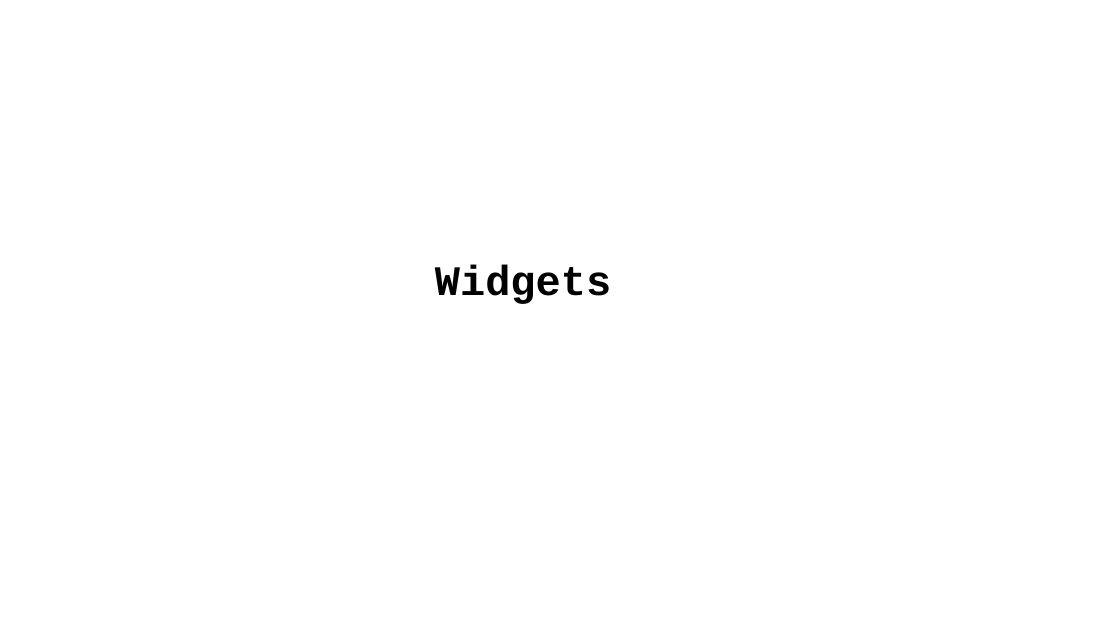
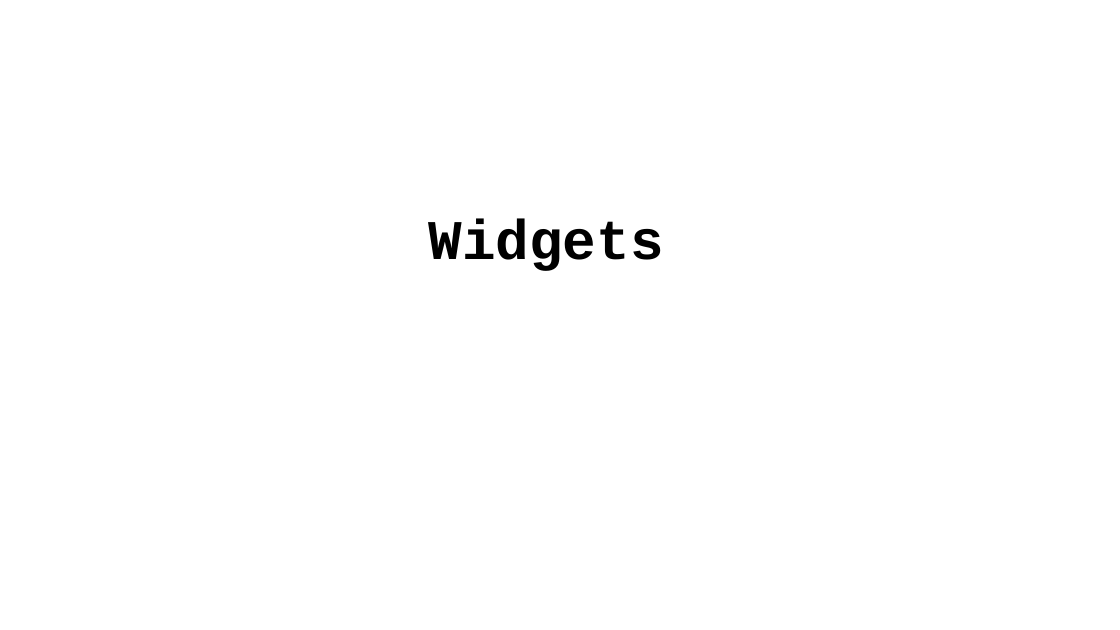
Before and after one commit to mmaleki92/python_teaching, a slide deck: slide 13 of gui/pyqt_start.pptx. Drawn at 1120x630 pixels with LibreOffice and Linux fonts; fonts in the diff are those of the drawing. Boxes give left, top, right and bottom in pixels: in the first picture for what was removed or moved away, otherwise in the second. Text is boxed around its words. In the diff, an @@ line names an element or a change of style, - is before the commit and + after.

```diff
--- a/gui/pyqt_start.pptx
+++ b/gui/pyqt_start.pptx
@@ text "Widgets": place and size @@
-text "Widgets" at <box>435,265,611,304</box>
+text "Widgets" at <box>428,218,663,271</box>
@@ text "Widgets" at <box>428,218,663,271</box>: size 36 to 48 pt @@
```
Also in this commit, not shown: 4 other slides changed, 2 slides added, 2 slides removed, 2 other files.
